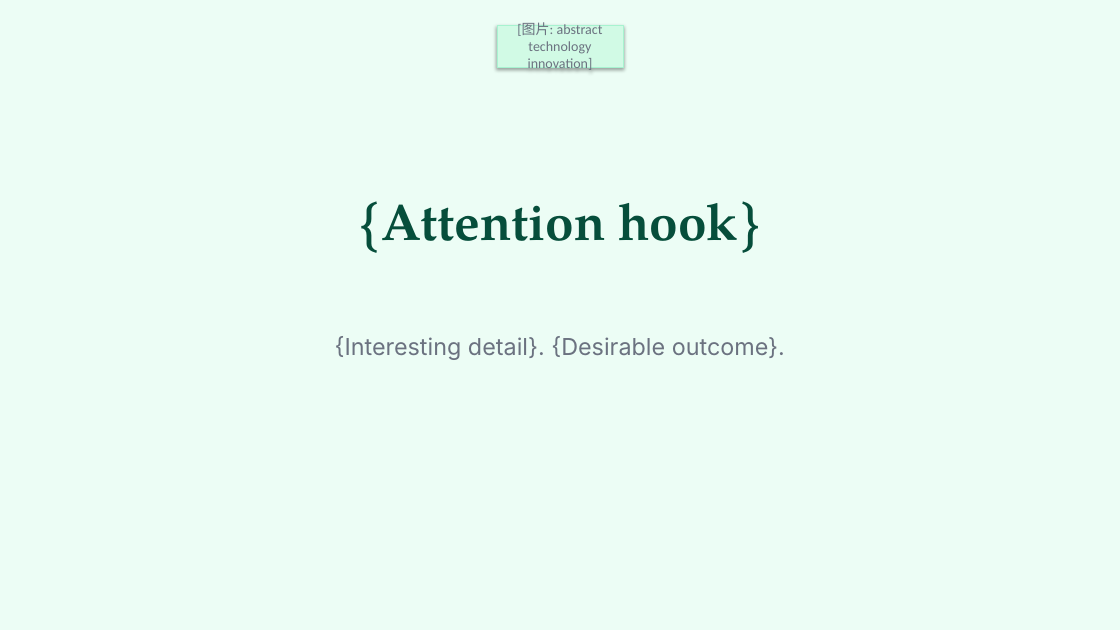
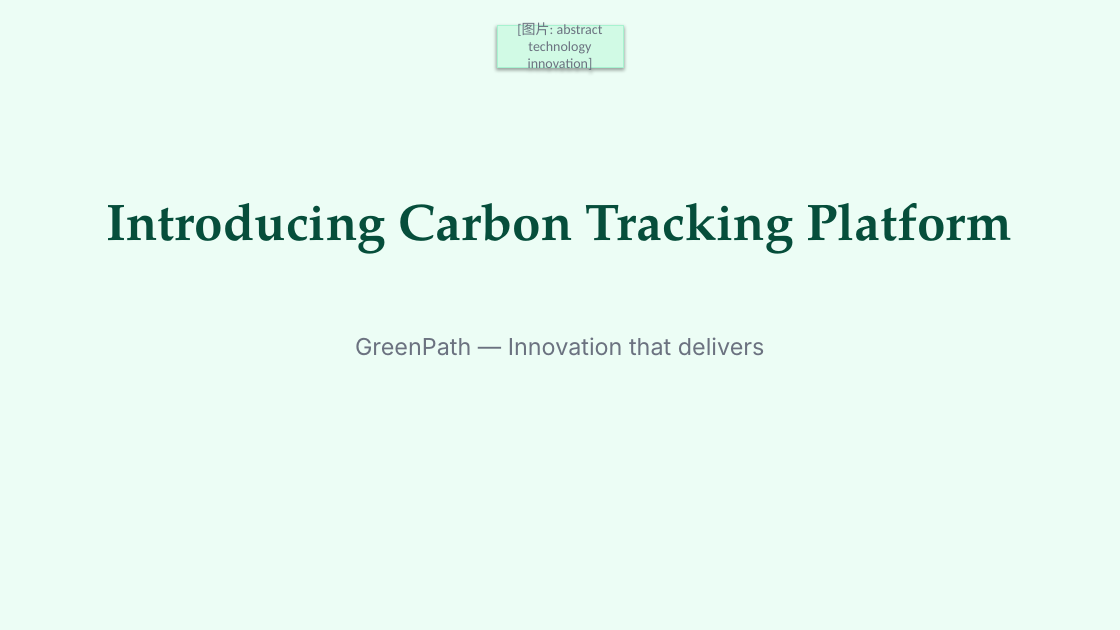
Before and after one commit to sunchaokun/PPT-Design-Skill, a slide deck: slide 1 of examples/05-sustainability-report.pptx. Drawn at 1120x630 pixels with LibreOffice and Linux fonts; fonts in the diff are those of the drawing. Boxes give left, top, right and bottom in pixels: in the first picture for what was removed or moved away, otherwise in the second. Text is boxed around its words. In the diff, an @@ line names an element or a change of style, - is before the commit and + after.

```diff
--- a/examples/05-sustainability-report.pptx
+++ b/examples/05-sustainability-report.pptx
@@ text at [107, 203, 1012, 254]: text changed @@
-{Attention hook}
+Introducing Carbon Tracking Platform
@@ text at [355, 337, 765, 355]: text changed @@
-{Interesting detail}. {Desirable outcome}.
+GreenPath — Innovation that delivers
```
Also in this commit, not shown: 1 other slide changed, 8 slides added, 8 slides removed, 8 other files.
